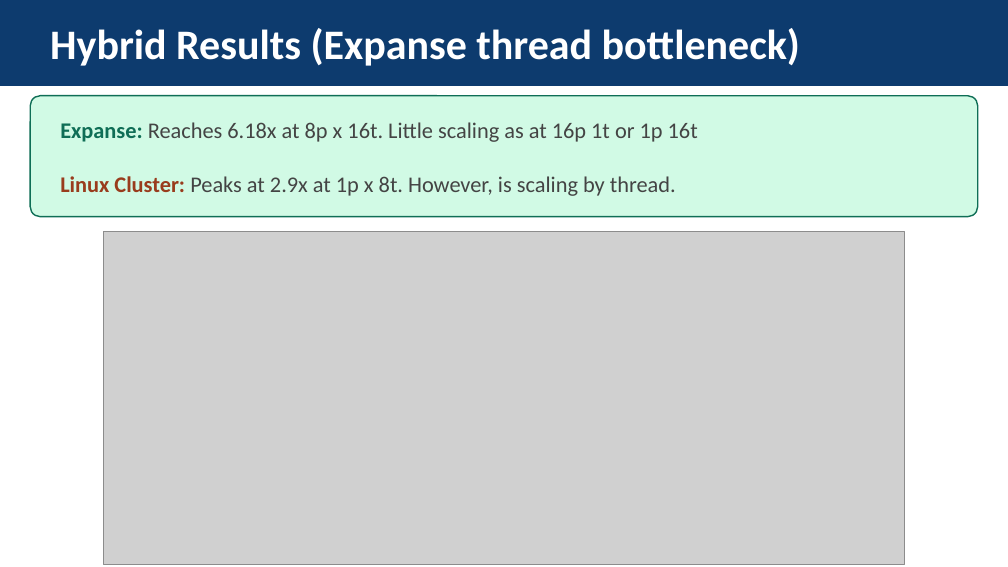
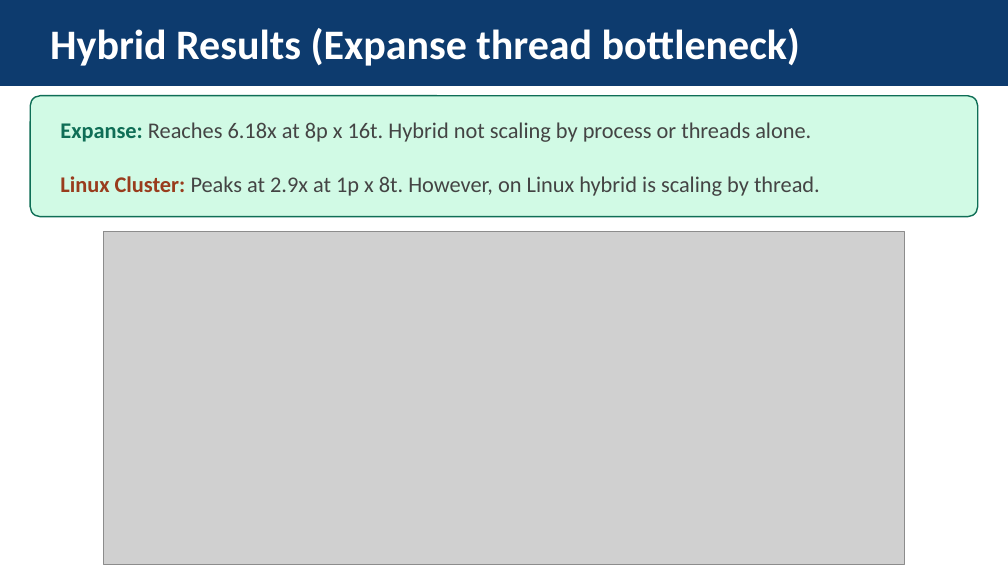
Before and after one commit to jhffmn82/IT388_parallel_processing_bayesian_classifier, a slide deck: slide 12 of IT388_ParallelNaiveBayes_Final.pptx. Drawn at 1008x567 pixels with LibreOffice and Linux fonts; fonts in the diff are those of the drawing; grey boxes stand for pictures. Boxes give left, top, right and bottom in pixels: in the first picture for what was removed or moved away, otherwise in the second. Text is boxed around its words. In the diff, an @@ line names an element or a change of style, - is before the commit and + after.

```diff
--- a/IT388_ParallelNaiveBayes_Final.pptx
+++ b/IT388_ParallelNaiveBayes_Final.pptx
@@ text at [60,122,820,196]: text changed @@
-Expanse: Reaches 6.18x at 8p x 16t. Little scaling as at 16p 1t or 1p 16t
-Linux Cluster: Peaks at 2.9x at 1p x 8t. However, is scaling by thread.
+Expanse: Reaches 6.18x at 8p x 16t. Hybrid not scaling by process or threads alone.
+Linux Cluster: Peaks at 2.9x at 1p x 8t. However, on Linux hybrid is scaling by thread.
```
Also in this commit, not shown: 5 other slides changed.
